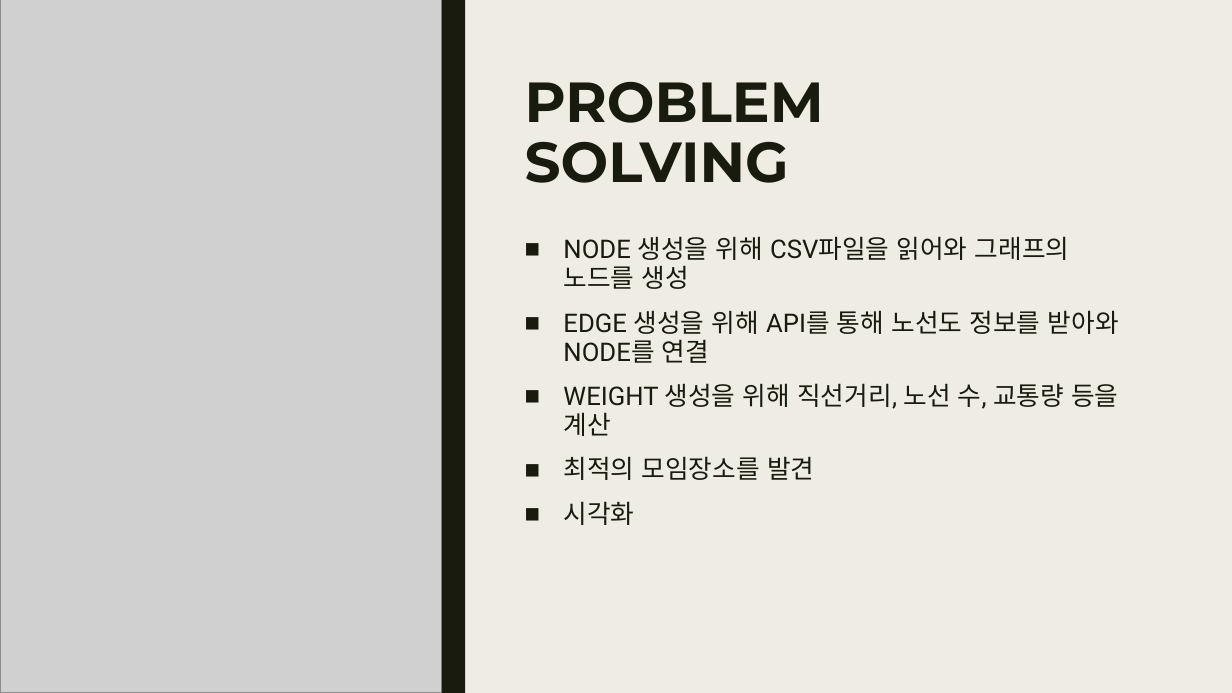
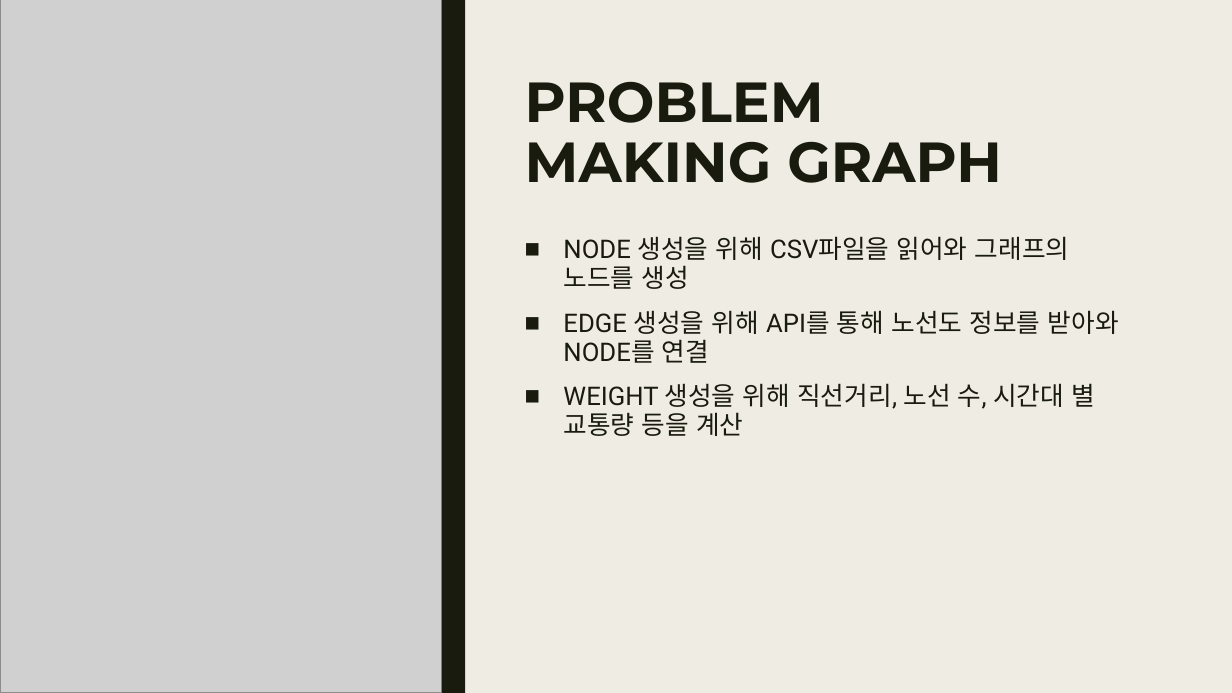
Before and after one commit to comnamu18/SeoulBus, a slide deck: slide 2 of 발표자료/3주차/자구설_2주차_Final.pptx. Drawn at 1232x693 pixels with LibreOffice and Linux fonts; fonts in the diff are those of the drawing; grey boxes stand for pictures. Boxes give left, top, right and bottom in pixels: in the first picture for what was removed or moved away, otherwise in the second. Text is boxed around its words. In the diff, an @@ line names an element or a change of style, - is before the commit and + after.

Commit message:
PPT changed

```diff
--- a/발표자료/3주차/자구설_2주차_Final.pptx
+++ b/발표자료/3주차/자구설_2주차_Final.pptx
@@ title at box(525, 82, 1002, 183): text changed @@
-PROBLEM
-SOLVING
+PROBLEM
+MAKING GRAPH
@@ text at box(563, 383, 1095, 436): text changed @@
-■ WEIGHT 생성을 위해 직선거리, 노선 수, 교통량 등을 계산
-■ 최적의 모임장소를 발견
-■ 시각화
+■ WEIGHT 생성을 위해 직선거리, 노선 수, 시간대 별 교통량 등을 계산
```
Also in this commit, not shown: 2 other slides changed, 1 slide added.
